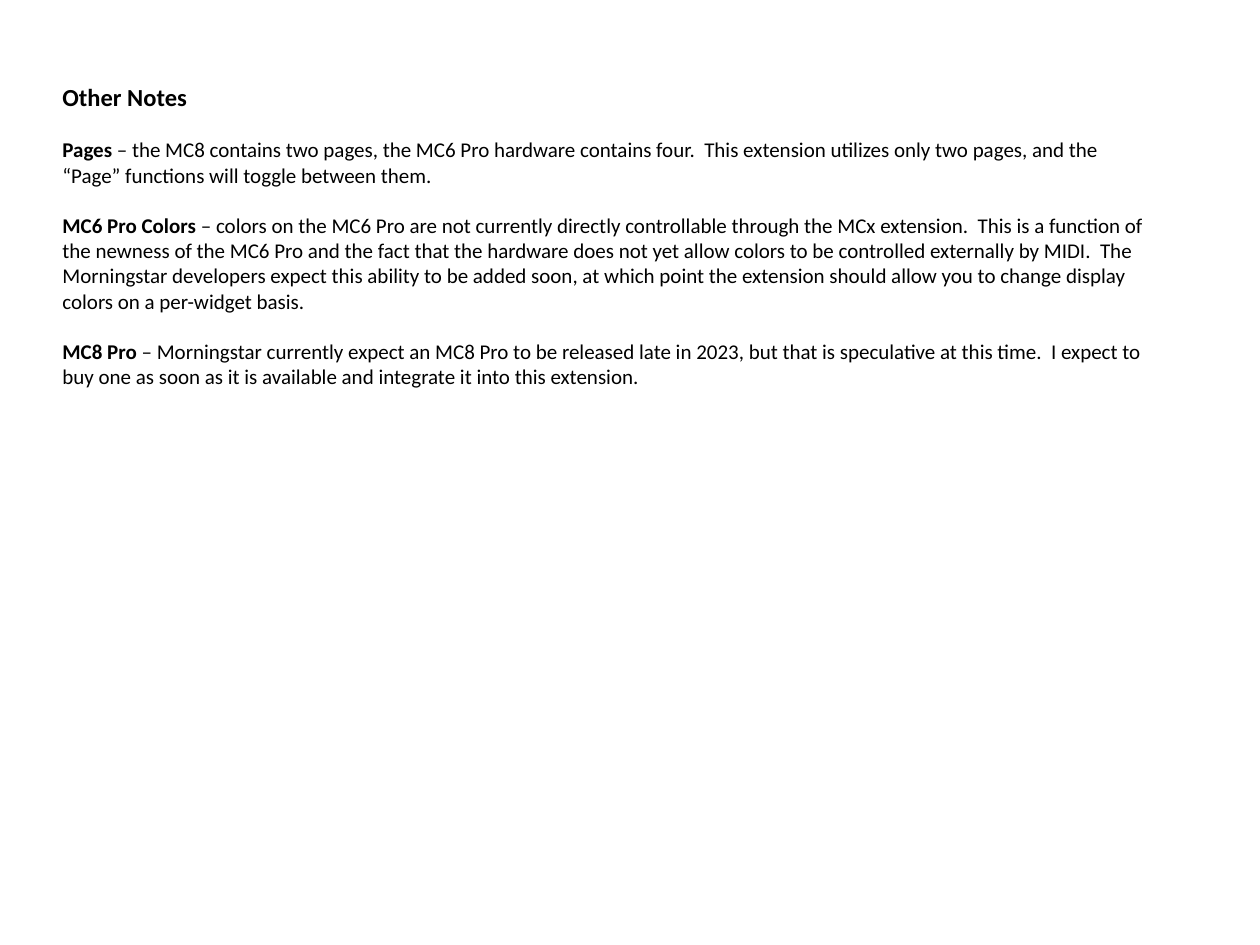
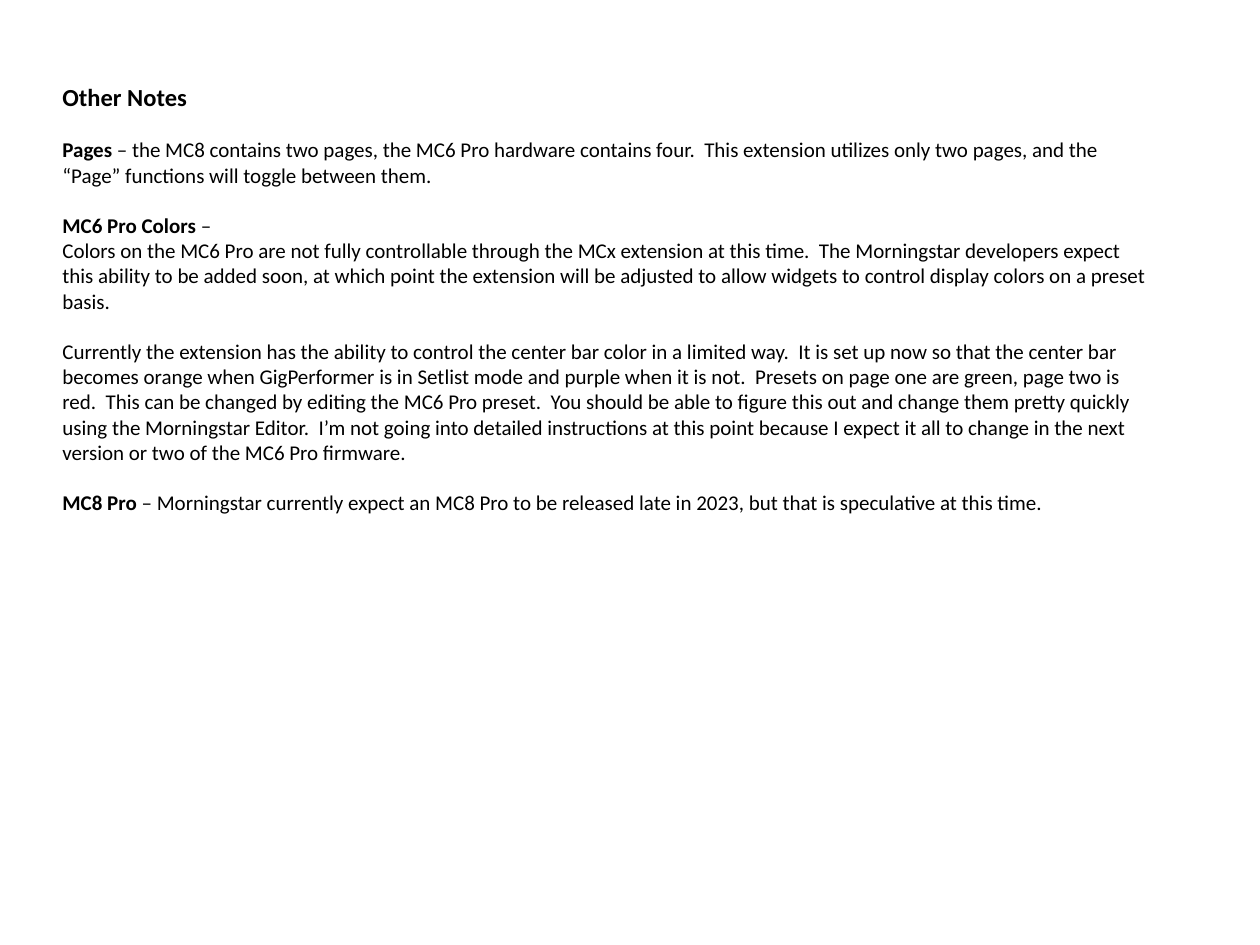
Before and after one commit to WidnerM/GP-MC8, a slide deck: slide 12 of MC8.pptx. Drawn at 1260x945 pixels with LibreOffice and Linux fonts; fonts in the diff are those of the drawing. Boxes give left, top, right and bottom in pixels: in the first picture for what was removed or moved away, otherwise in the second. Text is boxed around its words. In the diff, an @@ line names an element or a change of style, - is before the commit and + after.

```diff
--- a/MC8.pptx
+++ b/MC8.pptx
@@ text at bbox=[62, 218, 1145, 514]: text changed @@
-MC6 Pro Colors – colors on the MC6 Pro are not currently directly controllable through the MCx extension. This is a function of the newness of the MC6 Pro and the fact that the hardware does not yet allow colors to be controlled externally by MIDI. The Morningstar developers expect this ability to be added soon, at which point the extension should allow you to change display colors on a per-widget basis.
-MC8 Pro – Morningstar currently expect an MC8 Pro to be released late in 2023, but that is speculative at this time. I expect to buy one as soon as it is available and integrate it into this extension.
+MC6 Pro Colors –
+Colors on the MC6 Pro are not fully controllable through the MCx extension at this time. The Morningstar developers expect this ability to be added soon, at which point the extension will be adjusted to allow widgets to control display colors on a preset basis.
+Currently the extension has the ability to control the center bar color in a limited way. It is set up now so that the center bar becomes orange when GigPerformer is in Setlist mode and purple when it is not. Presets on page one are green, page two is red. This can be changed by editing the MC6 Pro preset. You should be able to figure this out and change them pretty quickly using the Morningstar Editor. I’m not going into detailed instructions at this point because I expect it all to change in the next version or two of the MC6 Pro firmware.
+MC8 Pro – Morningstar currently expect an MC8 Pro to be released late in 2023, but that is speculative at this time.
```
Also in this commit, not shown: 4 other files.
